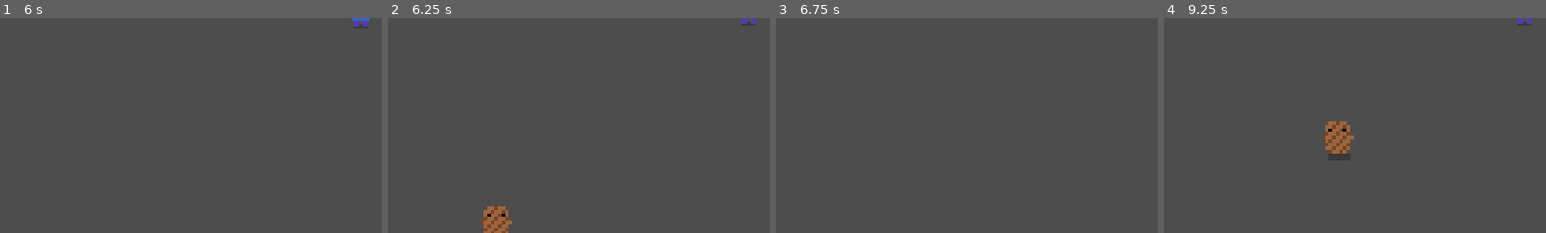
Above: before the commit, frames 1-4 (left to right).
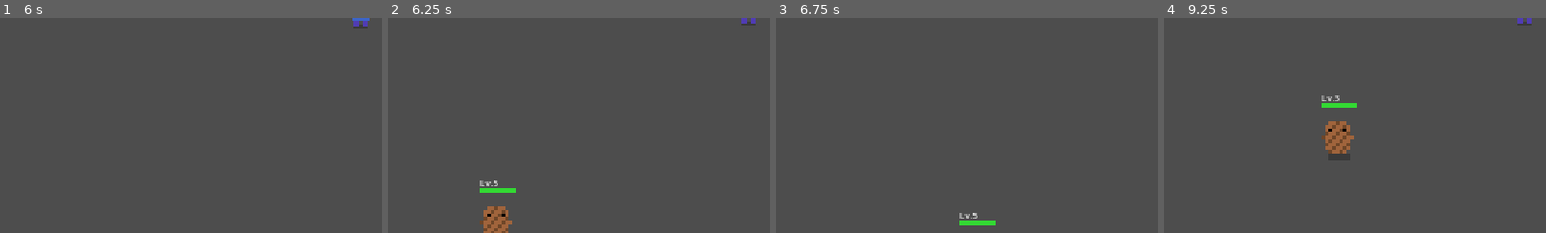
Above: after the commit, the same moments.

Repository: SalesKlugGabriel/pokemobile
Game: Godot game, scene res://scenes/world/KantoWorld.tscn
Same seed, same stepped clock (60 frames per second), same inputs: the game is played once before the commit and once after it. This scene is started directly instead of the project's main scene.
Inputs (mouse positions are % of the whole screen's width and height, from its top left):
- Up to frame 1 (6 s): tap Enter (interact) at 0.5, 3.5 s; move the mouse to (72, 45) at 0.52 s; hold D (move_right) 0.53-1.25 s; hold Enter (interact) 0.53-1.25 s; click (72, 45) at 0.67 s; drag from (30, 55) to (45, 70) at 1.27 s; tap Space (pokeball) at 2, 2.1, 5, 5.1 s; move the mouse to (60, 28) at 2.02 s; hold D (move_right) 2.03-2.75 s; click (60, 28) at 2.17 s; drag from (45, 70) to (20, 35) at 2.77 s; move the mouse to (80, 65) at 3.52 s; hold A (move_left) 3.53-4.25 s; hold Enter (interact) 3.53-4.25 s; click (80, 65) at 3.67 s; drag from (20, 35) to (35, 25) at 4.27 s; move the mouse to (55, 50) at 5.02 s; hold S (move_down) 5.03-5.75 s; click (55, 50) at 5.17 s; drag from (35, 25) to (30, 55) at 5.77 s
- Up to frame 2 (6.25 s): no input
- Up to frame 3 (6.75 s): move the mouse to (72, 45) at 6.52 s; hold W (move_up) from 6.53 s (still down); hold Enter (interact) from 6.53 s (still down); click (72, 45) at 6.67 s
- Up to frame 4 (9.25 s): release W (move_up) at 7.25 s; release Enter (interact) at 7.25 s; drag from (30, 55) to (45, 70) at 7.27 s; tap Enter (interact) at 8 s; move the mouse to (60, 28) at 8.02 s; hold S (move_down) 8.03-8.75 s; tap Space (pokeball) at 8.1 s; click (60, 28) at 8.17 s; drag from (45, 70) to (20, 35) at 8.77 s
The pictures show only the part of the screen within x 3-53%, y 50-100%; the shares and areas given below are measured in that part.

Frame 1 is identical in both runs. In frame 2, 0.3% of the frame differs, in the area x 24-34%, y 75-82%; in frame 3, 0.3%; in frame 4, 0.3%.

Commit message:
Fase 0.5 do motor de combate em tempo real: seleção de alvo por clique/toque + HP/nível visível
FollowerPokemon.use_skill() já exigia current_target setado, só que nada
nunca setava esse valor — a mira de golpe único nunca funcionava de
verdade. Clicar/tocar no Pokémon selvagem (HurtBox.input_pickable + sinal
novo EventBus.wild_pokemon_selected) agora seleciona ele (destaque visual)
e vira o alvo do Follower; morrer limpa a seleção. Cada selvagem ganhou
barra de vida (verde/amarelo/vermelho por proporção) + nível acima da
cabeça, já que as estatísticas variam por nível.

6 conferências novas headless + suíte inteira revalidada (34 arquivos, 0
falhas). Ainda não confirmado ao vivo em condição real de jogo — o
encontro selvagem hoje ainda troca pra tela de turno antes de dar tempo de
clicar nele andando livre; só dá pra ver de ponta a ponta depois da Fase 7
do plano (quando o turno for desligado).

Co-Authored-By: Claude Sonnet 5 <noreply@anthropic.com>
Claude-Session: https://claude.ai/code/session_01P2v9aw7HRsxDbaXRiWB8NA

Diff:
--- a/scenes/entities/pokemon/WildPokemon.tscn
+++ b/scenes/entities/pokemon/WildPokemon.tscn
@@ -30,6 +30,7 @@
 [node name="HurtBox" type="Area2D" parent="."]
 collision_layer = 8
 collision_mask = 0
+input_pickable = true
 
 [node name="CollisionShape2D" type="CollisionShape2D" parent="HurtBox"]
 shape = SubResource("CircleShape2D_hurtbox")
--- a/scripts/autoloads/EventBus.gd
+++ b/scripts/autoloads/EventBus.gd
@@ -26,6 +26,10 @@
 signal wild_pokemon_died(pokemon: Node, loot: Array)
 signal wild_pokemon_fainted(pokemon: Node)
 signal wild_encounter_started(pokemon: Node)   # overworld: pokémon alcança jogador
+## Jogador tocou/clicou num Pokémon selvagem no mapa — vira o alvo dos golpes
+## de mira única do Follower (motor de combate em tempo real, 02/09).
+signal wild_pokemon_selected(pokemon: Node)
+signal wild_pokemon_hp_changed(pokemon: Node, current: int, maximum: int)
 
 # --- CAPTURA ---
 signal pokeball_thrown(target: Node)
--- a/scripts/entities/FollowerPokemon.gd
+++ b/scripts/entities/FollowerPokemon.gd
@@ -63,6 +63,24 @@
 	_load_move_slots()
 	_load_sprite()
 	EventBus.follower_changed.emit(_build_pokemon_data())
+	# Motor de combate em tempo real (02/09): use_skill() já exigia
+	# current_target pra funcionar, só que nada nunca setava esse valor —
+	# clicar/tocar no Pokémon selvagem (WildPokemon._on_hurtbox_input_event)
+	# agora é como o Gabriel pediu pra escolher em quem atacar.
+	EventBus.wild_pokemon_selected.connect(_on_wild_pokemon_selected)
+	EventBus.wild_pokemon_died.connect(_on_wild_pokemon_died)
+	EventBus.wild_pokemon_fainted.connect(_on_wild_pokemon_fainted)
+
+func _on_wild_pokemon_selected(pokemon: Node) -> void:
+	current_target = pokemon
+
+func _on_wild_pokemon_died(pokemon: Node, _loot: Array) -> void:
+	if current_target == pokemon:
+		current_target = null
+
+func _on_wild_pokemon_fainted(pokemon: Node) -> void:
+	if current_target == pokemon:
+		current_target = null
 
 func _load_sprite() -> void:
 	if sprite and not sprite.sprite_frames:
--- a/scripts/entities/WildPokemon.gd
+++ b/scripts/entities/WildPokemon.gd
@@ -94,6 +94,10 @@
 	_load_species()
 	_load_sprite()
 	_pick_patrol_dir()
+	_build_health_bar()
+	if hurtbox:
+		hurtbox.input_event.connect(_on_hurtbox_input_event)
+	EventBus.wild_pokemon_selected.connect(_on_wild_pokemon_selected)
 	EventBus.wild_pokemon_spawned.emit(self)
 
 ## Chamado pelo SpawnManager (ANTES de entrar na árvore, então antes do _ready
@@ -118,6 +122,67 @@
 		sprite.play("idle")
 		sprite.scale = Vector2(4.0, 4.0)
 
+# ──────────────────────────────────────────────────────────────────────────────
+# Seleção de alvo + HP/nível visível (motor de combate em tempo real, 02/09)
+# ──────────────────────────────────────────────────────────────────────────────
+# Achado ao construir isto: sem alvo selecionado, os golpes de mira única do
+# Follower nunca tinham quem atacar (current_target nunca era setado por
+# ninguém) — clicar/tocar no Pokémon é como o Gabriel pediu pra escolher.
+var _hp_bar_bg     : ColorRect
+var _hp_bar_fill   : ColorRect
+var _level_label   : Label
+const HP_BAR_WIDTH  : float = 40.0
+const HP_BAR_HEIGHT : float = 5.0
+const HP_BAR_Y      : float = -40.0
+
+func _build_health_bar() -> void:
+	_hp_bar_bg = ColorRect.new()
+	_hp_bar_bg.color = Color(0.1, 0.1, 0.1, 0.8)
+	_hp_bar_bg.size = Vector2(HP_BAR_WIDTH, HP_BAR_HEIGHT)
+	_hp_bar_bg.position = Vector2(-HP_BAR_WIDTH / 2.0, HP_BAR_Y)
+	add_child(_hp_bar_bg)
+
+	_hp_bar_fill = ColorRect.new()
+	_hp_bar_fill.color = Color(0.2, 0.85, 0.2)
+	_hp_bar_fill.size = Vector2(HP_BAR_WIDTH, HP_BAR_HEIGHT)
+	_hp_bar_bg.add_child(_hp_bar_fill)
+
+	_level_label = Label.new()
+	_level_label.text = "Lv.%d" % wild_level
+	_level_label.add_theme_font_size_override("font_size", 10)
+	_level_label.position = Vector2(-HP_BAR_WIDTH / 2.0, HP_BAR_Y - 14.0)
+	add_child(_level_label)
+
+	_update_health_bar()
+
+func _update_health_bar() -> void:
+	if not _hp_bar_fill or max_hp <= 0:
+		return
+	var ratio : float = clampf(float(current_hp) / float(max_hp), 0.0, 1.0)
+	_hp_bar_fill.size.x = HP_BAR_WIDTH * ratio
+	# Verde -> amarelo -> vermelho, igual convenção clássica de barra de vida.
+	if ratio > 0.5:
+		_hp_bar_fill.color = Color(0.2, 0.85, 0.2)
+	elif ratio > 0.2:
+		_hp_bar_fill.color = Color(0.9, 0.8, 0.1)
+	else:
+		_hp_bar_fill.color = Color(0.85, 0.2, 0.2)
+
+func _on_hurtbox_input_event(_viewport: Node, event: InputEvent, _shape_idx: int) -> void:
+	if state == State.DEAD:
+		return
+	if event is InputEventMouseButton and event.pressed and event.button_index == MOUSE_BUTTON_LEFT:
+		EventBus.wild_pokemon_selected.emit(self)
+	elif event is InputEventScreenTouch and event.pressed:
+		EventBus.wild_pokemon_selected.emit(self)
+
+## Todo Pokémon selvagem escuta a própria seleção pra saber se é ELE o
+## escolhido (sem gerente central) — só acende o destaque em si mesmo.
+func _on_wild_pokemon_selected(pokemon: Node) -> void:
+	if not sprite:
+		return
+	sprite.modulate = Color(1.5, 1.5, 0.7) if pokemon == self else Color(1, 1, 1)
+
 func _load_species() -> void:
 	species_data = GameData.get_species(species_id)
 	if species_data.is_empty():
@@ -275,6 +340,8 @@
 		return
 	current_hp = max(0, current_hp - amount)
 	EventBus.damage_dealt.emit(self, amount, false)
+	EventBus.wild_pokemon_hp_changed.emit(self, current_hp, max_hp)
+	_update_health_bar()
 
 	# "neutral" entra em combate quando atacado
 	if behavior == "neutral" and state == State.PATROL:
--- /dev/null
+++ b/scripts/tests/teste_fase5_selecao_alvo.gd
@@ -0,0 +1,67 @@
+## teste_fase5_selecao_alvo.gd — Teste headless da seleção de alvo por
+## clique/toque + barra de vida/nível do Pokémon selvagem (motor de combate em
+## tempo real, 02/09). Roda com:
+## godot4 --headless --script res://scripts/tests/teste_fase5_selecao_alvo.gd
+extends SceneTree
+
+var _ok    := 0
+var _fail  := 0
+var _rodou := false
+
+var EventBus     : Node
+var SaveManager  : Node
+
+func _initialize() -> void:
+	print("=== Teste Fase 5 (Seleção de alvo + HP/nível) ===")
+	EventBus    = root.get_node("EventBus")
+	SaveManager = root.get_node("SaveManager")
+
+func _process(_delta: float) -> bool:
+	if _rodou:
+		return true
+	_rodou = true
+
+	SaveManager.new_game("TesteSelecaoAlvo", 1)
+
+	var wild_scene     : PackedScene = load("res://scenes/entities/pokemon/WildPokemon.tscn")
+	var follower_scene : PackedScene = load("res://scenes/entities/FollowerPokemon.tscn")
+
+	var wild = wild_scene.instantiate()
+	wild.species_id = 4
+	wild.wild_level = 7
+
+	var follower = follower_scene.instantiate()
+	follower.pokemon_species_id = 1
+	follower.pokemon_level = 5
+
+	root.add_child(wild)      # dispara _ready(): monta barra de vida, conecta sinais
+	root.add_child(follower)  # dispara _ready(): conecta wild_pokemon_selected
+
+	_assert(follower.current_target == null, "sem seleção, o Follower começa sem alvo")
+
+	# --- clique/toque seleciona ---
+	EventBus.wild_pokemon_selected.emit(wild)
+	_assert(follower.current_target == wild, "selecionar o selvagem vira o alvo do Follower")
+	_assert(wild.sprite.modulate != Color(1, 1, 1), "Pokémon selecionado ganha destaque visual")
+
+	# --- barra de vida/nível ---
+	_assert(wild._level_label.text == "Lv.7", "nível exibido bate com wild_level")
+	var largura_antes : float = wild._hp_bar_fill.size.x
+	wild.take_damage(int(wild.max_hp / 2))
+	_assert(wild._hp_bar_fill.size.x < largura_antes, "barra de vida encolhe com dano de verdade")
+
+	# --- selvagem morto some da seleção do Follower ---
+	wild.take_damage(wild.max_hp)  # garante current_hp = 0
+	wild._die()
+	_assert(follower.current_target == null, "quando o selvagem selecionado morre, o alvo do Follower é limpo")
+
+	print("\n=== Resultado: %d ok, %d falhas ===" % [_ok, _fail])
+	return true
+
+func _assert(cond: bool, msg: String) -> void:
+	if cond:
+		_ok += 1
+		print("  OK   - %s" % msg)
+	else:
+		_fail += 1
+		print("  FALHOU - %s" % msg)
Not shown, changed: progresso.md
